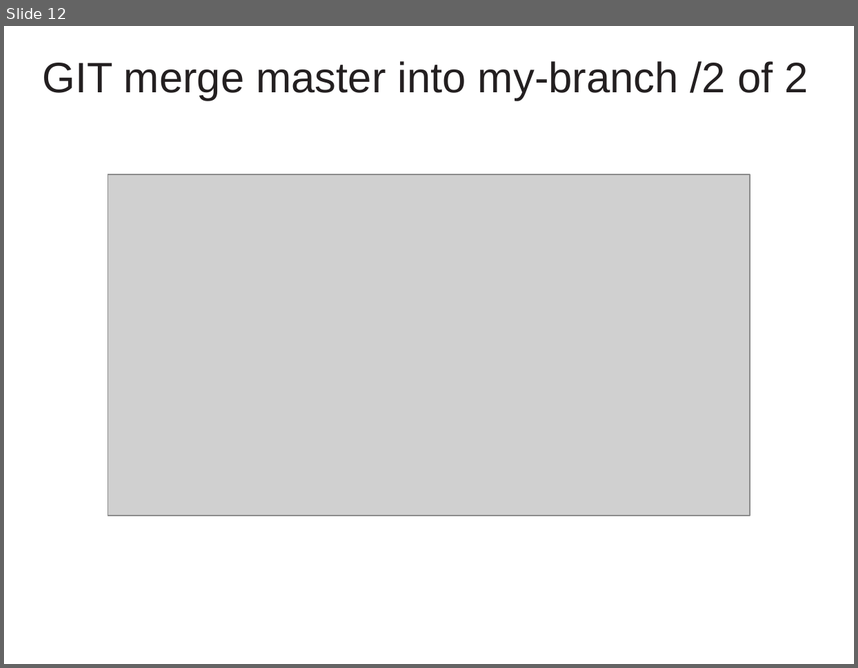
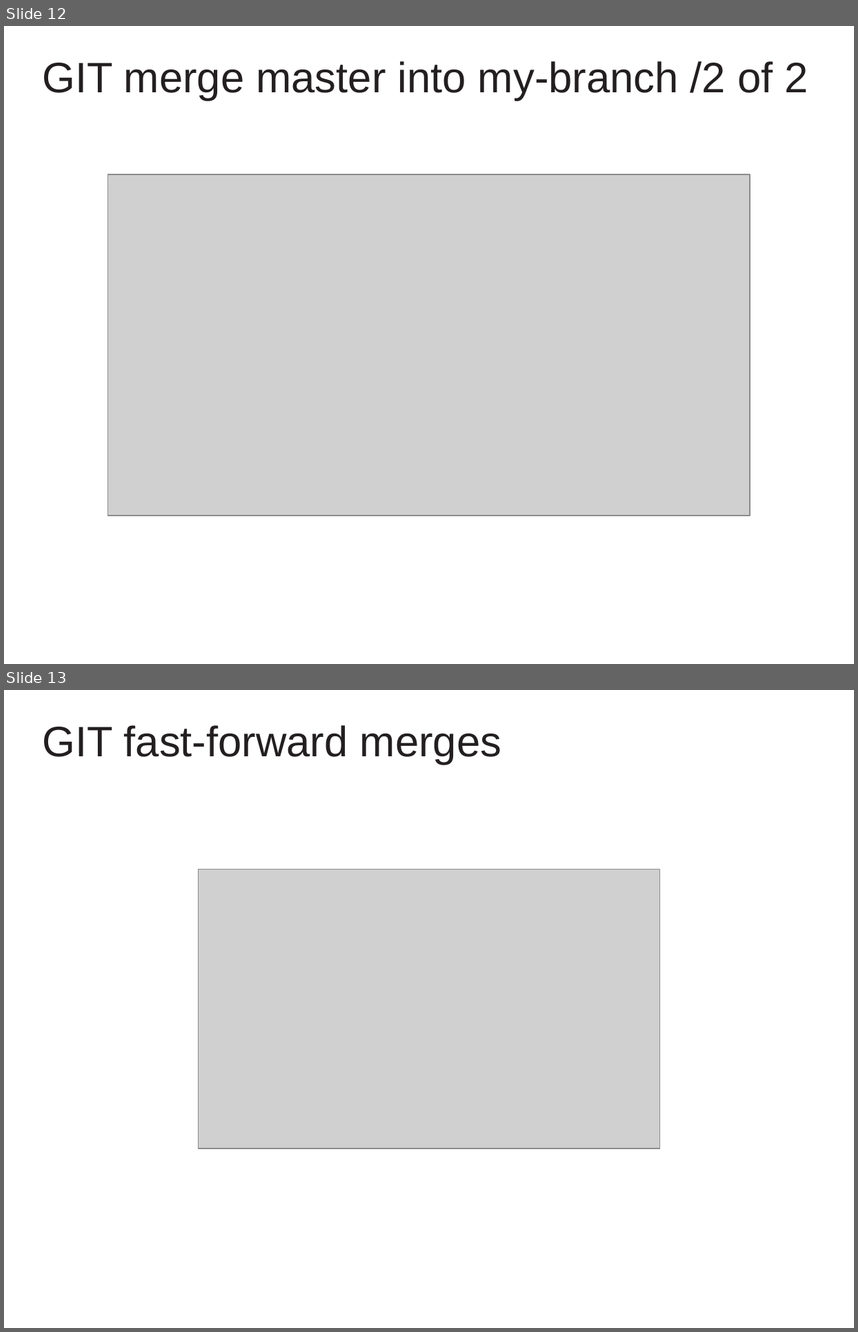
Before and after one commit to cvmocanu/git-presentation, a slide deck: GIT Presentation.pptx. Shown one above the other, each under a label of ours: slide 12 before the commit, slides 12 and 13 after it. The pictures are 858x668 and 858x1332 pixels, drawn with LibreOffice and Linux fonts; fonts in the diff are those of the drawing; grey boxes stand for pictures; background and template pictures are left out. Boxes give left, top, right and bottom in pixels: in the first picture for what was removed or moved away, otherwise in the second. Text is boxed around its words. In the diff, an @@ line names an element or a change of style, - is before the commit and + after.

Commit message:
add slides explaining the difference between fast-forward and non-fast-forward merges

```diff
--- a/GIT Presentation.pptx
+++ b/GIT Presentation.pptx
@@ slide 13 added at (4, 690, 854, 1328), background #FFFFFF @@
@@ text added at (42, 725, 501, 765), 36 pt, text #231F20 @@
+GIT fast-forward merges
@@ picture added at (199, 869, 660, 1148) @@
```
Also in this commit, not shown: 2 other slides added, 6 other files.
